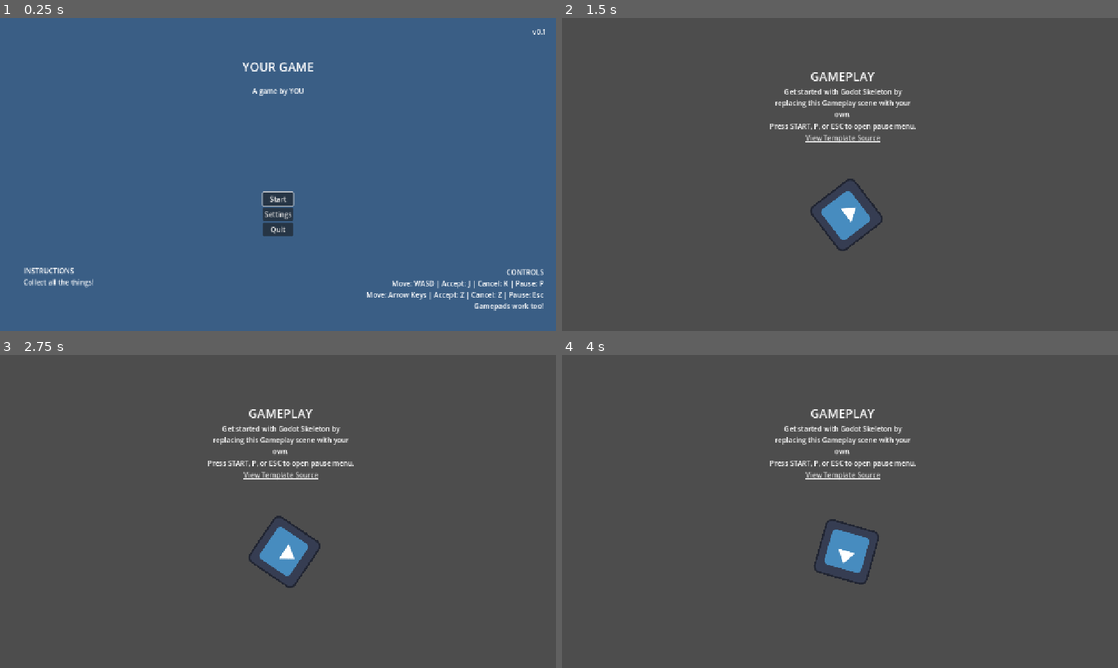
Above: before the commit, frames 1-4 (two rows, left to right).
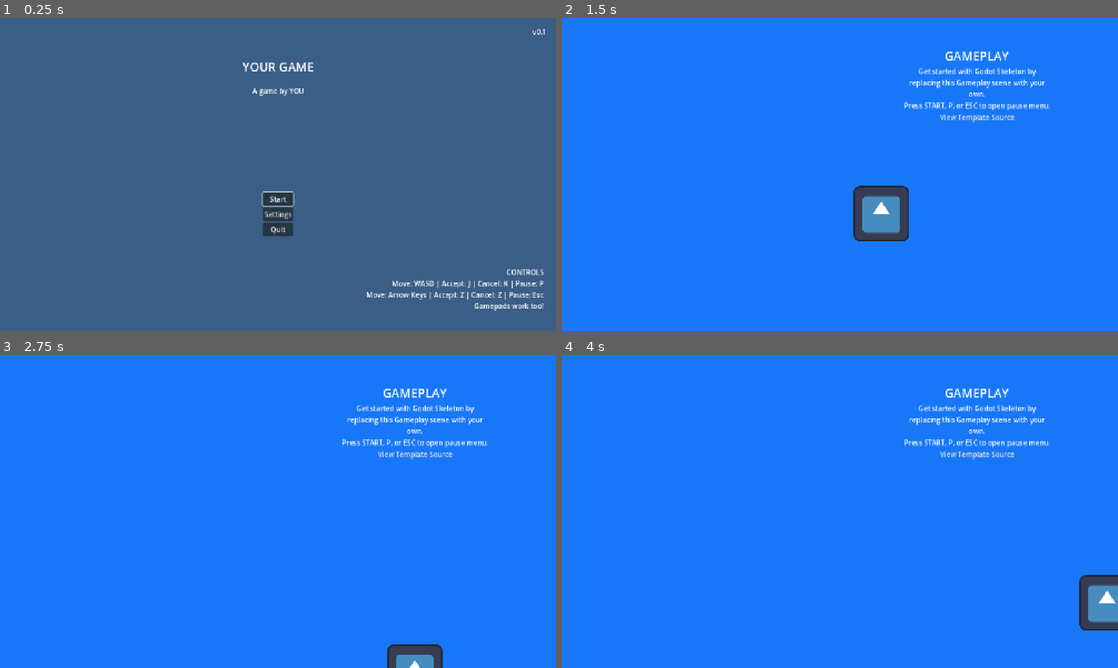
Above: after the commit, the same moments.

Repository: Risk-of-No-Games/Game-Off-2025
Game: Godot game, scene res://main_menu/main_menu.tscn
Same seed, same stepped clock (60 frames per second), same inputs: the game is played once before the commit and once after it. The engine's default icon, where the game draws it, is replaced by a stand-in: a white triangle on a blue panel in a dark square.
Inputs:
- Up to frame 1 (0.25 s): no input
- Up to frame 2 (1.5 s): click "Start" at 0.5 s; tap Enter at 1.25 s; hold Right (right, bound only after the commit) from 1.28 s (still down)
- Up to frame 3 (2.75 s): tap Enter at 2 s; release Right (right, bound only after the commit) at 2.03 s; hold Down (down, bound only after the commit) from 2.03 s (still down)
- Up to frame 4 (4 s): tap Enter at 2.75, 3.5 s; release Down (down, bound only after the commit) at 2.78 s; hold Right (right, bound only after the commit) 2.78-3.53 s; hold Up (up, bound only after the commit) from 3.53 s (still down)

The runs differ from the first frame. In frame 1, 0.3% of the frame differs, in the area x 4-17%, y 79-87%; in frame 2, 99%; in frame 3, 100%, in the area x 0-100%, y 0-100%; in frame 4, 100%.

Commit message:
added charachter body 2d, added gameplay script for moving char, addedd background, removed something from main menu

Diff:
--- /dev/null
+++ b/gameplay/character_body_2d.gd
@@ -0,0 +1,11 @@
+extends CharacterBody2D
+
+@export var speed = 400
+
+func get_input():
+	var input_direction = Input.get_vector("left", "right", "up", "down")
+	velocity = input_direction * speed
+
+func _physics_process(delta):
+	get_input()
+	move_and_slide()
--- a/gameplay/gameplay.gd
+++ b/gameplay/gameplay.gd
@@ -1,7 +1,4 @@
 extends Node2D
-
-func _process(_delta: float) -> void:
-	$Icon.rotate(_delta)
 
 func _input(event: InputEvent) -> void:
 	if event.is_action_released("pause"):
--- a/gameplay/gameplay.tscn
+++ b/gameplay/gameplay.tscn
@@ -1,28 +1,49 @@
-[gd_scene load_steps=5 format=3 uid="uid://bdnyglk1i1cxl"]
+[gd_scene load_steps=8 format=3 uid="uid://bdnyglk1i1cxl"]
 
-[ext_resource type="Script" path="res://gameplay/gameplay.gd" id="1_thqv1"]
+[ext_resource type="Script" uid="uid://cbf05bfykgbar" path="res://gameplay/gameplay.gd" id="1_thqv1"]
 [ext_resource type="Texture2D" uid="uid://bgprycbqd2tbx" path="res://assets/icon.svg" id="2_o7ako"]
+[ext_resource type="Script" uid="uid://bpa5a73e2kmwt" path="res://gameplay/character_body_2d.gd" id="3_gvicd"]
 [ext_resource type="PackedScene" uid="uid://cko02oljhiby" path="res://paused/paused.tscn" id="3_w8wrl"]
 [ext_resource type="PackedScene" uid="uid://cee5dna3u27jf" path="res://assets/select_sfx.tscn" id="4_7kf0b"]
 
+[sub_resource type="CanvasItemMaterial" id="CanvasItemMaterial_gvicd"]
+
+[sub_resource type="CircleShape2D" id="CircleShape2D_7pdct"]
+radius = 93.770996
+
 [node name="Gameplay" type="Node2D"]
+material = SubResource("CanvasItemMaterial_gvicd")
 script = ExtResource("1_thqv1")
 
-[node name="Icon" type="Sprite2D" parent="."]
+[node name="ColorRect" type="ColorRect" parent="."]
+offset_right = 1318.0
+offset_bottom = 772.0
+color = Color(0.09043085, 0.46589768, 0.9701386, 1)
+
+[node name="CharacterBody2D" type="CharacterBody2D" parent="."]
 position = Vector2(655, 453)
+motion_mode = 1
+script = ExtResource("3_gvicd")
+
+[node name="CollisionShape2D" type="CollisionShape2D" parent="CharacterBody2D"]
+position = Vector2(4, 0)
+shape = SubResource("CircleShape2D_7pdct")
+debug_color = Color(0.9749262, 0, 0.42667648, 0.41960785)
+
+[node name="Icon" type="Sprite2D" parent="CharacterBody2D"]
+position = Vector2(0, -3)
 texture = ExtResource("2_o7ako")
 
 [node name="Stack" type="VFlowContainer" parent="."]
 anchors_preset = 5
 anchor_left = 0.5
 anchor_right = 0.5
-offset_left = 478.0
-offset_top = 115.0
-offset_right = 815.0
-offset_bottom = 722.0
+offset_left = 787.0
+offset_top = 68.0
+offset_right = 1124.0
+offset_bottom = 675.0
 grow_horizontal = 2
 size_flags_horizontal = 4
-metadata/_edit_group_ = true
 
 [node name="Title" type="Label" parent="Stack"]
 layout_mode = 2
--- a/main_menu/main_menu.tscn
+++ b/main_menu/main_menu.tscn
@@ -60,15 +60,6 @@
 Gamepads work too!"
 horizontal_alignment = 2
 
-[node name="Instructions" type="Label" parent="."]
-layout_mode = 0
-offset_left = 54.0
-offset_top = 570.0
-offset_right = 365.0
-offset_bottom = 674.0
-text = "INSTRUCTIONS
-Collect all the things!"
-
 [node name="Version" type="Label" parent="."]
 layout_mode = 0
 offset_left = 1060.0
--- a/project.godot
+++ b/project.godot
@@ -12,7 +12,7 @@
 
 config/name="Godot Skeleton"
 config/description="[Add your description here!]"
-run/main_scene="res://main_menu/main_menu.tscn"
+run/main_scene="uid://j87n4lychbt5"
 config/features=PackedStringArray("4.5", "Mobile")
 config/icon="res://assets/icon.svg"
 
@@ -83,6 +83,26 @@
 "events": [Object(InputEventKey,"resource_local_to_scene":false,"resource_name":"","device":-1,"window_id":0,"alt_press …(191 unchanged characters)…
 ]
 }
+left={
+"deadzone": 0.2,
+"events": [Object(InputEventKey,"resource_local_to_scene":false,"resource_name":"","device":-1,"window_id":0,"alt_pressed":false,"shift_pressed":false,"ctrl_pressed":false,"meta_pressed":false,"pressed":false,"keycode":0,"physical_keycode":4194319,"key_label":0,"unicode":0,"location":0,"echo":false,"script":null)
+]
+}
+up={
+"deadzone": 0.2,
+"events": [Object(InputEventKey,"resource_local_to_scene":false,"resource_name":"","device":-1,"window_id":0,"alt_pressed":false,"shift_pressed":false,"ctrl_pressed":false,"meta_pressed":false,"pressed":false,"keycode":0,"physical_keycode":4194320,"key_label":0,"unicode":0,"location":0,"echo":false,"script":null)
+]
+}
+down={
+"deadzone": 0.2,
+"events": [Object(InputEventKey,"resource_local_to_scene":false,"resource_name":"","device":-1,"window_id":0,"alt_pressed":false,"shift_pressed":false,"ctrl_pressed":false,"meta_pressed":false,"pressed":false,"keycode":0,"physical_keycode":4194322,"key_label":0,"unicode":0,"location":0,"echo":false,"script":null)
+]
+}
+right={
+"deadzone": 0.2,
+"events": [Object(InputEventKey,"resource_local_to_scene":false,"resource_name":"","device":-1,"window_id":0,"alt_pressed":false,"shift_pressed":false,"ctrl_pressed":false,"meta_pressed":false,"pressed":false,"keycode":0,"physical_keycode":4194321,"key_label":0,"unicode":0,"location":0,"echo":false,"script":null)
+]
+}
 
 [rendering]
 
Not shown, added: gameplay/character_body_2d.gd.uid
Not shown: 1 places in main_menu/main_menu.tscn that only renumber resources
